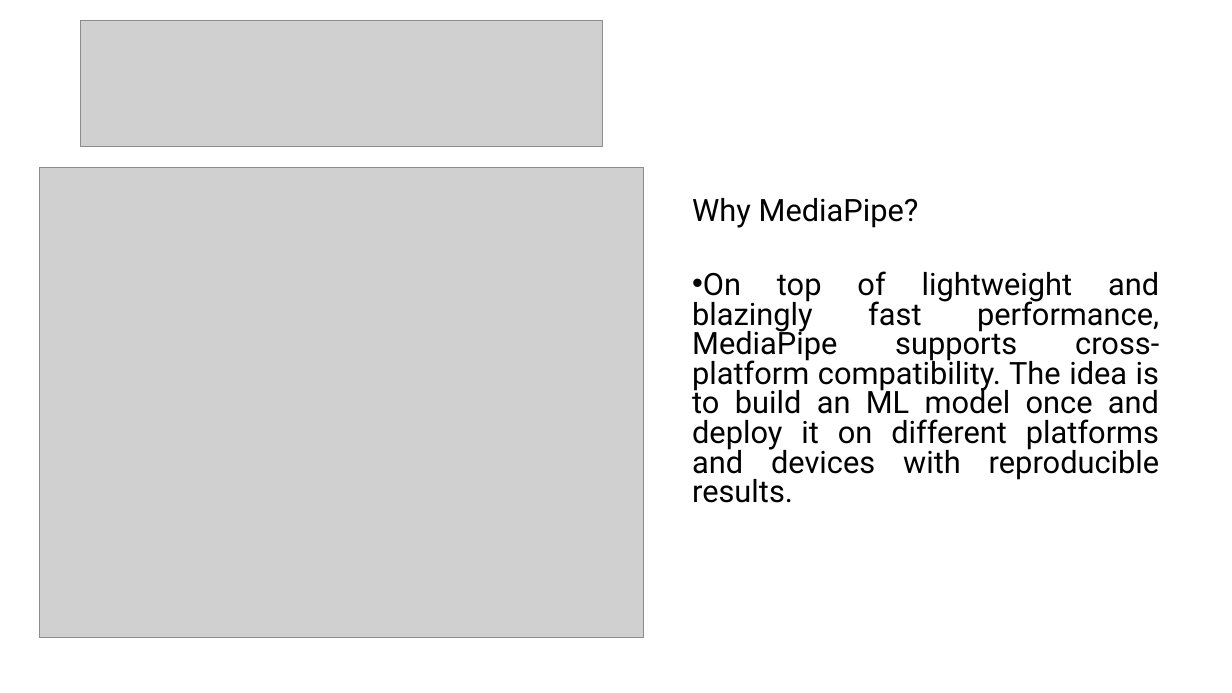
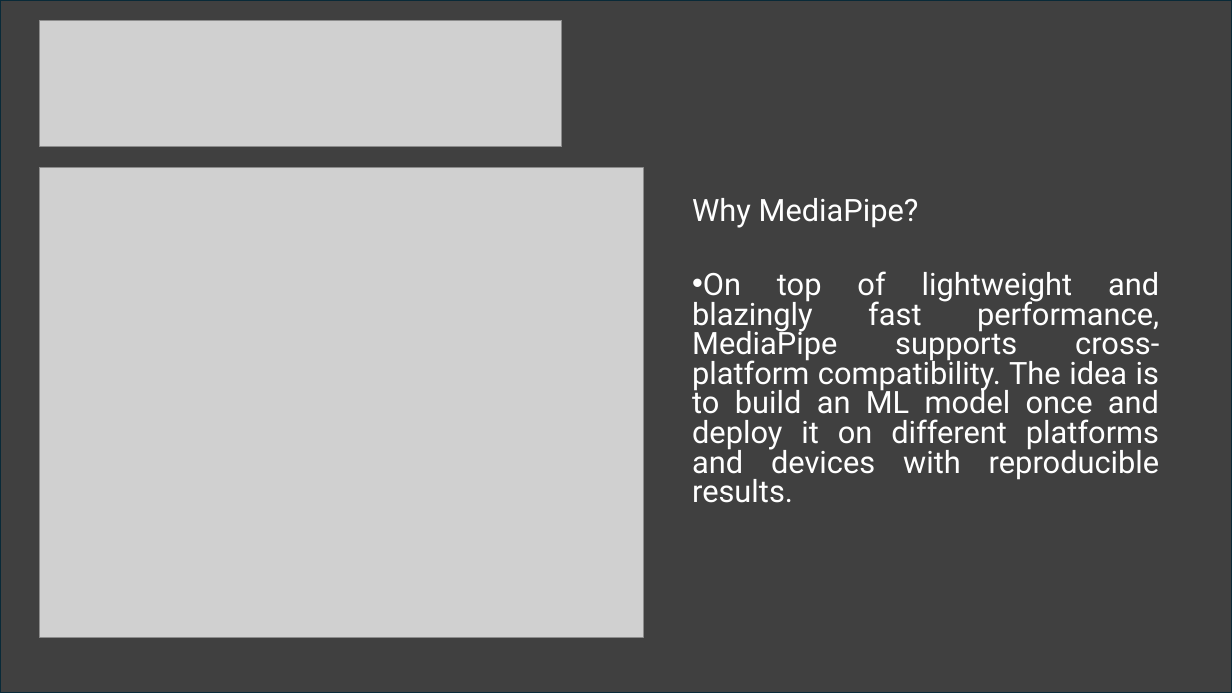
Before and after one commit to blinmura/ar, a slide deck: slide 7 of ar.pptx. Drawn at 1232x693 pixels with LibreOffice and Linux fonts; fonts in the diff are those of the drawing; grey boxes stand for pictures. Boxes give left, top, right and bottom in pixels: in the first picture for what was removed or moved away, otherwise in the second. Text is boxed around its words. In the diff, an @@ line names an element or a change of style, - is before the commit and + after.

```diff
--- a/ar.pptx
+++ b/ar.pptx
@@ rectangle added at box(0, 0, 1232, 693), fill #404040, outline #092A39 1.5 pt @@
@@ picture: place and size @@
-picture at box(80, 20, 603, 147)
+picture at box(40, 20, 562, 147)
@@ text "Why MediaPipe?" at box(692, 198, 1160, 503): text colour #000000 to #FFFFFF @@
```
Also in this commit, not shown: 5 other slides changed.
